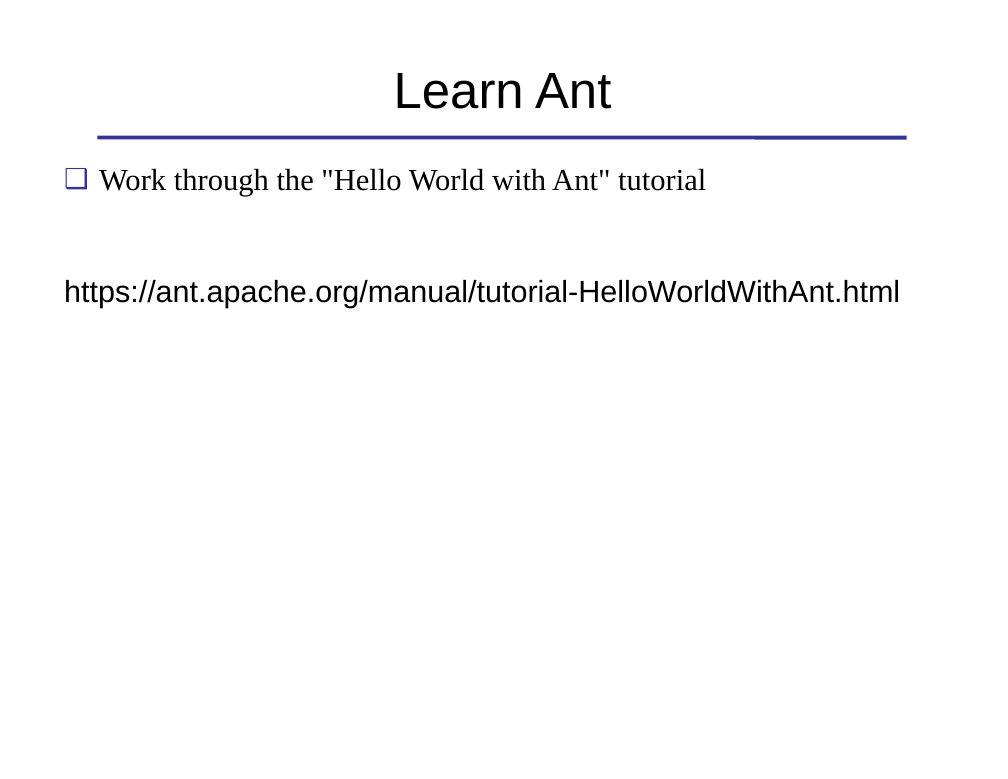
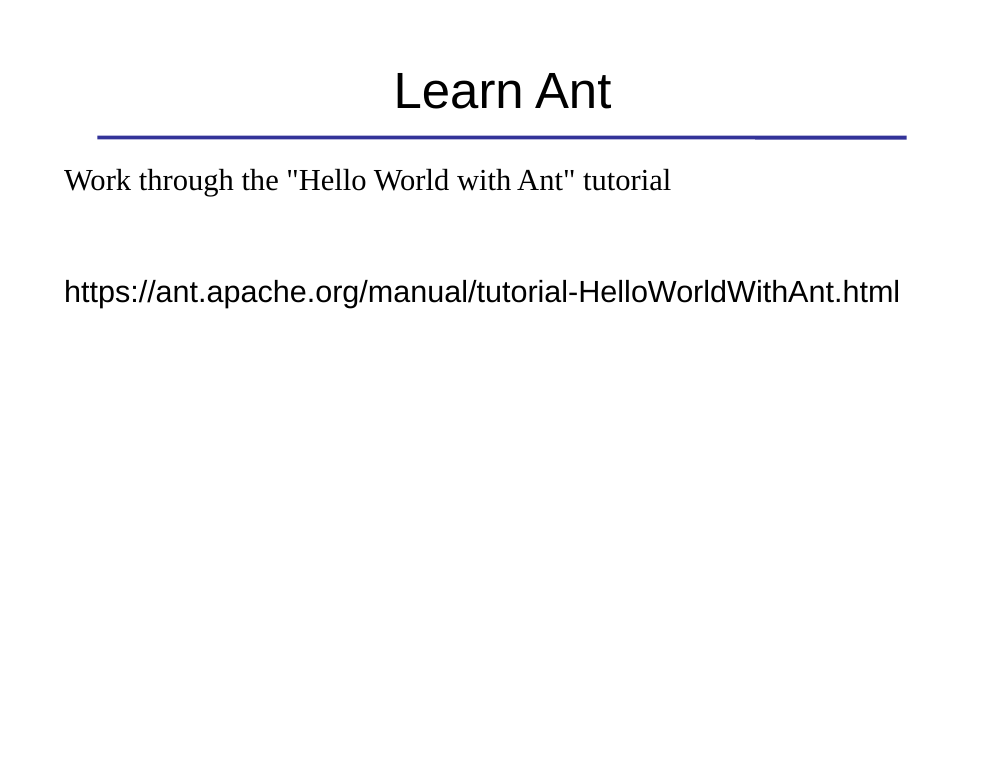
Before and after one commit to cpske/ISP, a slide deck: slide 10 of automate/Ant.ppt. Drawn at 1008x779 pixels with LibreOffice and Linux fonts; fonts in the diff are those of the drawing. Boxes give left, top, right and bottom in pixels: in the first picture for what was removed or moved away, otherwise in the second. Text is boxed around its words. In the diff, an @@ line names an element or a change of style, - is before the commit and + after.

```diff
--- a/automate/Ant.ppt
+++ b/automate/Ant.ppt
@@ text "Work through the "Hello World ..." at box(64, 168, 900, 308): bullet ❑ to none @@
```
Also in this commit, not shown: 7 other slides changed, 1 other file.
